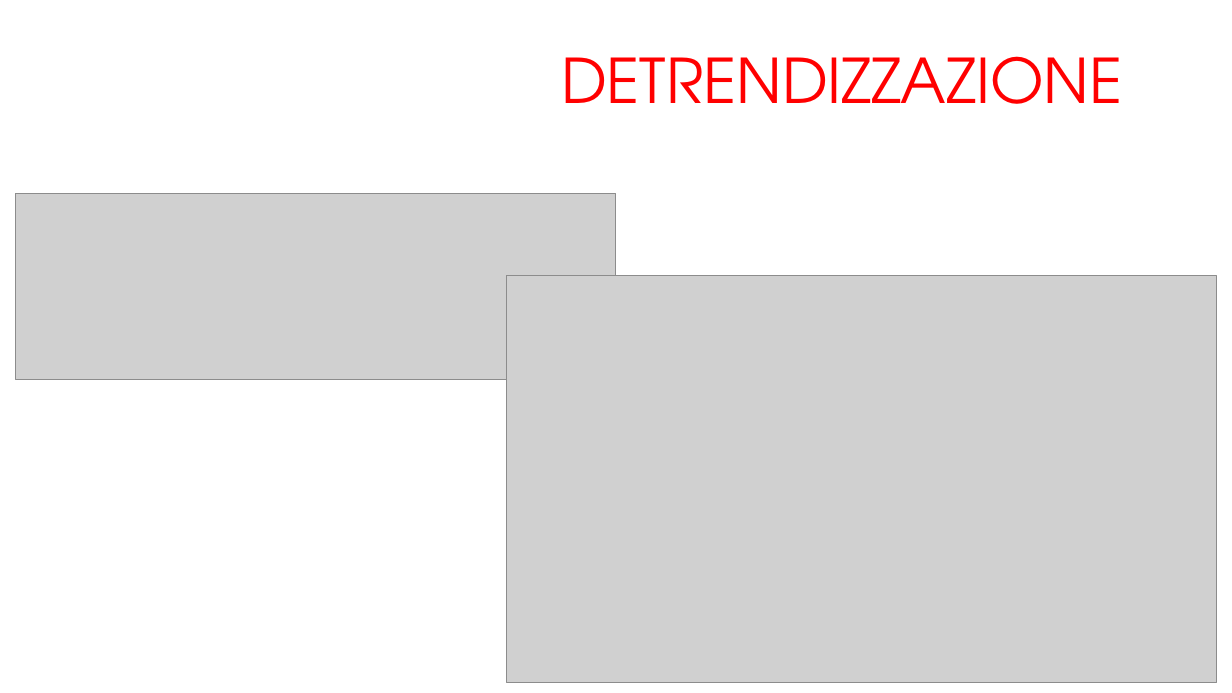
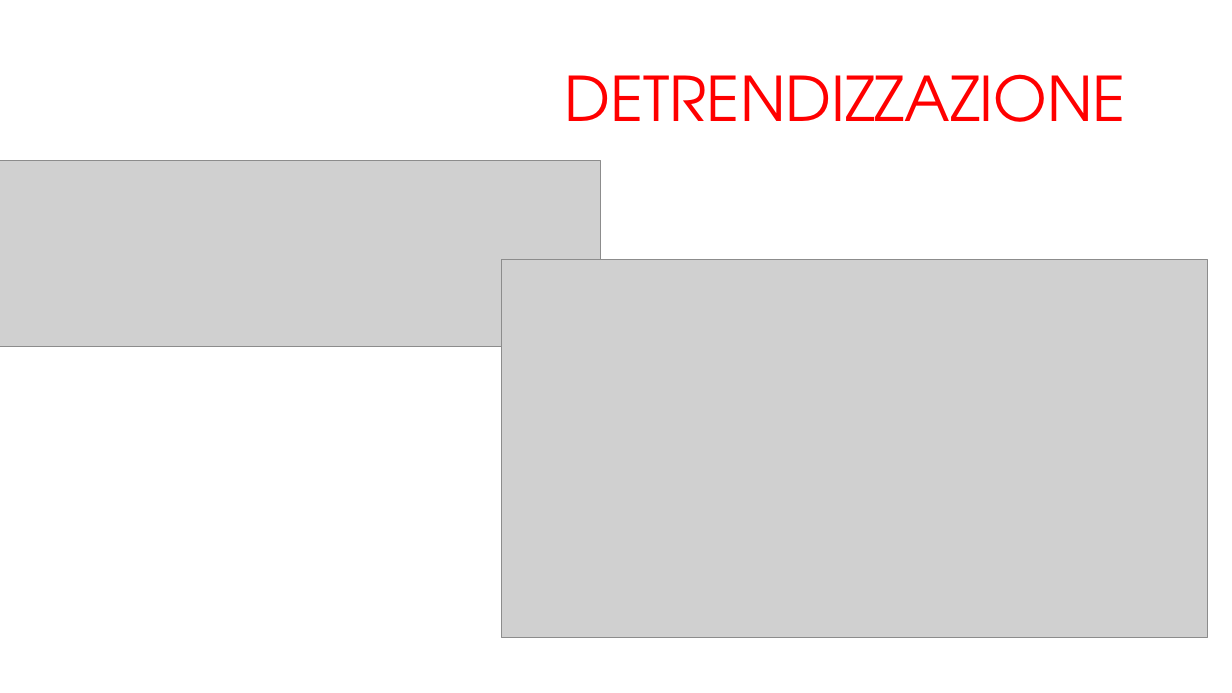
Before and after one commit to arrostini/predittoreDomeniche, a slide deck: slide 10 of progettomatlab.pptx (slide 11 before the commit). Drawn at 1232x693 pixels with LibreOffice and Linux fonts; fonts in the diff are those of the drawing; grey boxes stand for pictures; background and template pictures are left out. Boxes give left, top, right and bottom in pixels: in the first picture for what was removed or moved away, otherwise in the second. Text is boxed around its words. In the diff, an @@ line names an element or a change of style, - is before the commit and + after.

```diff
--- a/progettomatlab.pptx
+++ b/progettomatlab.pptx
@@ text "DETRENDIZZAZIONE": place and size @@
-text "DETRENDIZZAZIONE" at [561,56,1122,104]
+text "DETRENDIZZAZIONE" at [565,74,1126,122]
@@ picture: place and size @@
-picture at [16,193,616,379]
+picture at [0,161,601,347]
@@ picture: place and size @@
-picture at [506,276,1216,683]
+picture at [502,260,1209,637]
```
Also in this commit, not shown: 5 other slides changed, 10 slides added, 3 slides removed.
